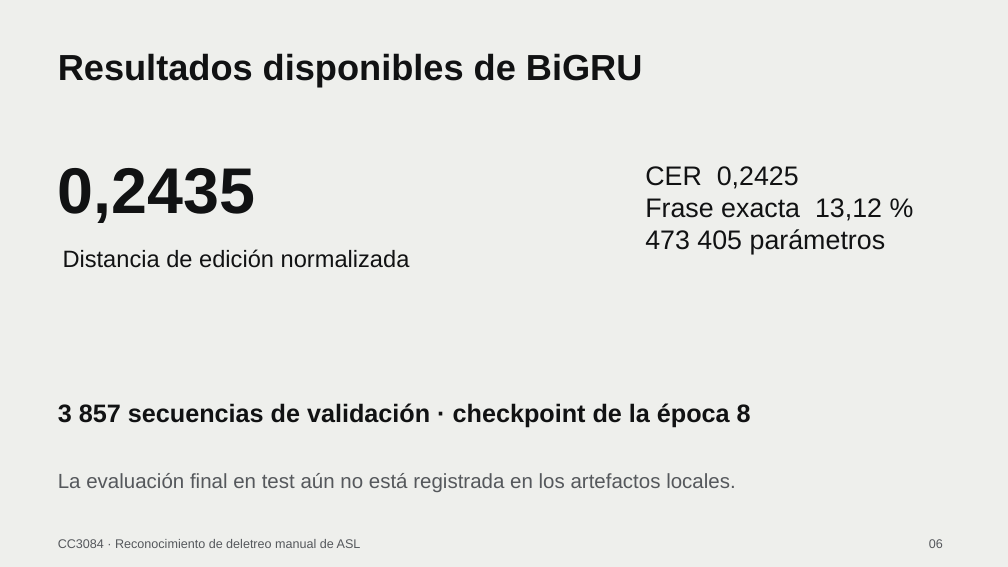
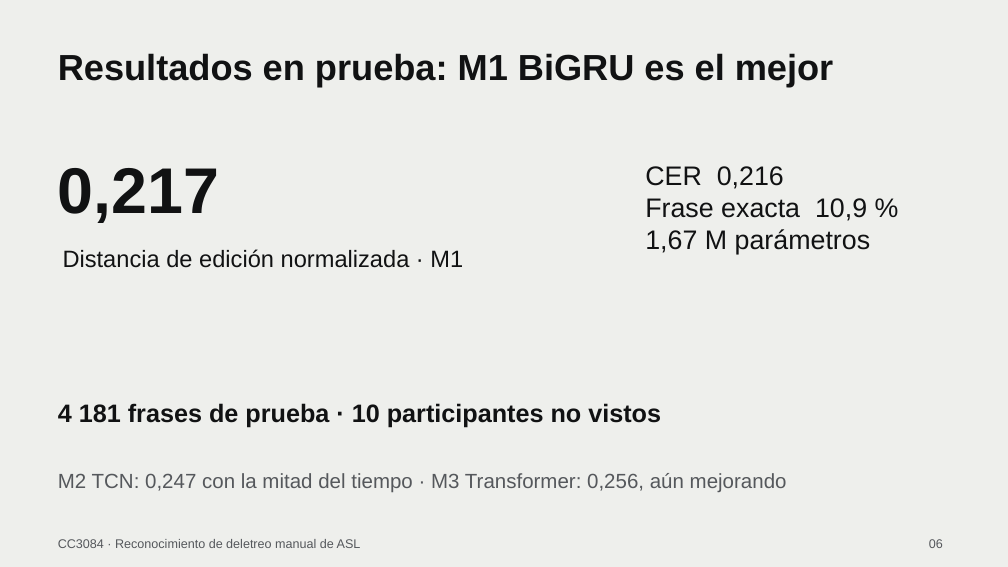
Before and after one commit to jcdiegolopez/DS-PR02, a slide deck: slide 6 of reports/presentacion/ASL_resultados.pptx. Drawn at 1008x567 pixels with LibreOffice and Linux fonts; fonts in the diff are those of the drawing. Boxes give left, top, right and bottom in pixels: in the first picture for what was removed or moved away, otherwise in the second. Text is boxed around its words. In the diff, an @@ line names an element or a change of style, - is before the commit and + after.

Commit message:
docs: actualizar presentacion con los resultados finales en test

```diff
--- a/reports/presentacion/ASL_resultados.pptx
+++ b/reports/presentacion/ASL_resultados.pptx
@@ text at box(58, 53, 833, 87): text changed @@
-Resultados disponibles de BiGRU
+Resultados en prueba: M1 BiGRU es el mejor
@@ text at box(58, 168, 220, 223): text changed @@
-0,2435
+0,217
@@ text at box(645, 166, 871, 255): text changed @@
-CER 0,2425
-Frase exacta 13,12 %
-473 405 parámetros
+CER 0,216
+Frase exacta 10,9 %
+1,67 M parámetros
@@ text at box(63, 249, 463, 268): text changed @@
-Distancia de edición normalizada
+Distancia de edición normalizada · M1
@@ text at box(58, 403, 661, 428): text changed @@
-3 857 secuencias de validación · checkpoint de la época 8
+4 181 frases de prueba · 10 participantes no vistos
@@ text at box(58, 473, 787, 492): text changed @@
-La evaluación final en test aún no está registrada en los artefactos locales.
+M2 TCN: 0,247 con la mitad del tiempo · M3 Transformer: 0,256, aún mejorando
```
Also in this commit, not shown: 2 other slides changed, 1 other file.
